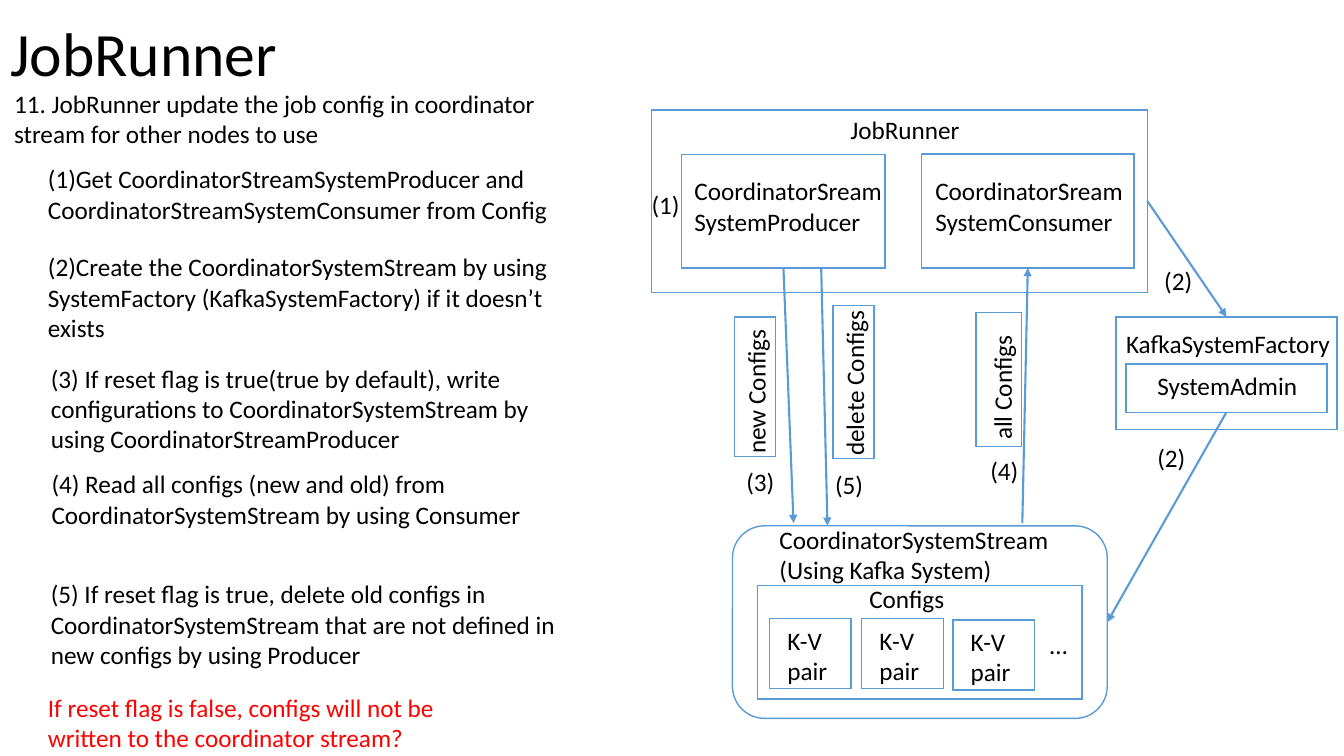
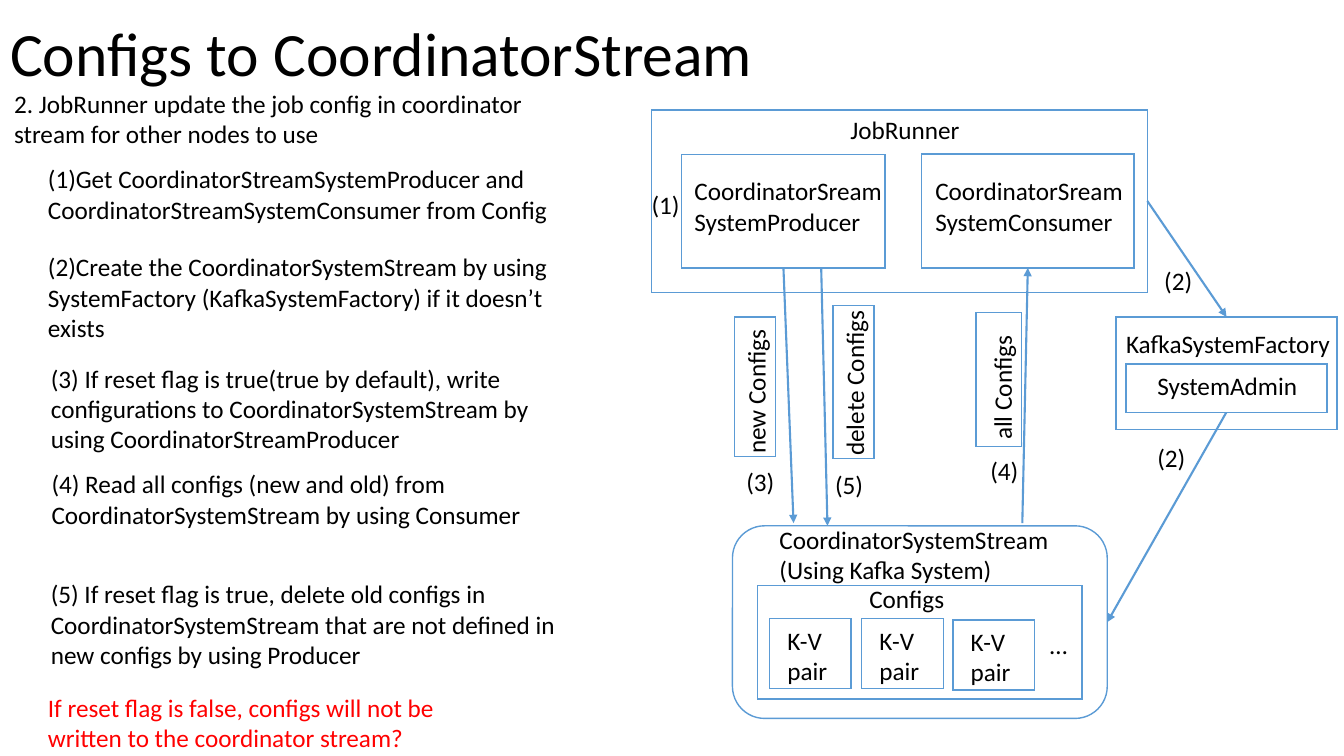
Before and after one commit to Swrrt/Samza-Documents, a slide deck: slide 65 of Documentation/SamzaStructure.pptx. Drawn at 1344x756 pixels with LibreOffice and Linux fonts; fonts in the diff are those of the drawing. Boxes give left, top, right and bottom in pixels: in the first picture for what was removed or moved away, otherwise in the second. Text is boxed around its words. In the diff, an @@ line names an element or a change of style, - is before the commit and + after.

```diff
--- a/Documentation/SamzaStructure.pptx
+++ b/Documentation/SamzaStructure.pptx
@@ title at <box>10,33,752,87</box>: text changed @@
-JobRunner
+Configs to CoordinatorStream
@@ text at <box>14,95,522,144</box>: text changed @@
-11. JobRunner update the job config in coordinator stream for other nodes to use
+2. JobRunner update the job config in coordinator stream for other nodes to use
```
Also in this commit, not shown: 31 other slides changed, 3 slides added.
